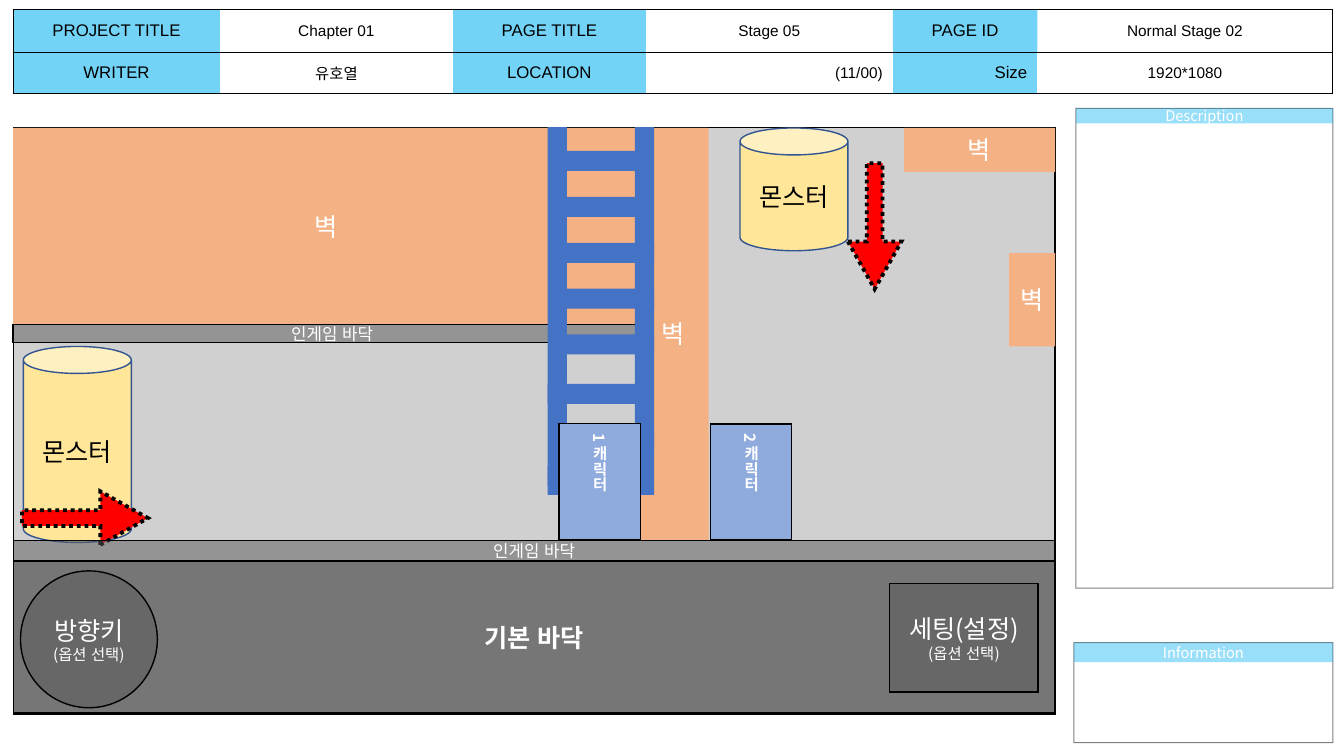
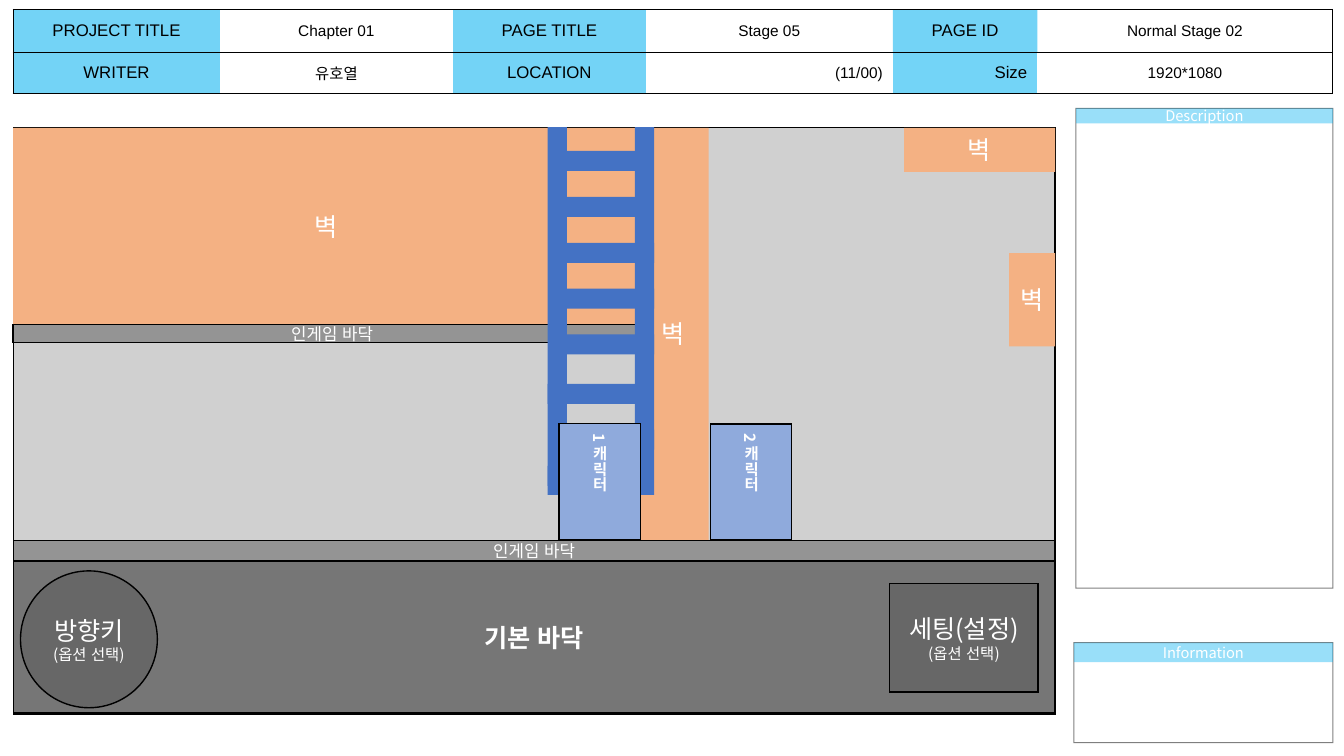
Before and after one commit to JuNijen/gNextGameJam_1210, a slide deck: slide 15 of Soul.pptx. Drawn at 1344x756 pixels with LibreOffice and Linux fonts; fonts in the diff are those of the drawing; grey boxes stand for pictures. Boxes give left, top, right and bottom in pixels: in the first picture for what was removed or moved away, otherwise in the second. Text is boxed around its words. In the diff, an @@ line names an element or a change of style, - is before the commit and + after.

```diff
--- a/Soul.pptx
+++ b/Soul.pptx
@@ cylinder removed at (740, 128, 848, 251) @@
-몬스터
@@ down arrow removed at (848, 163, 901, 289) @@
@@ cylinder removed at (23, 347, 131, 542) @@
-몬스터
@@ down arrow removed at (22, 492, 148, 545) @@
```
Also in this commit, not shown: 6 other slides changed, 6 other files.
